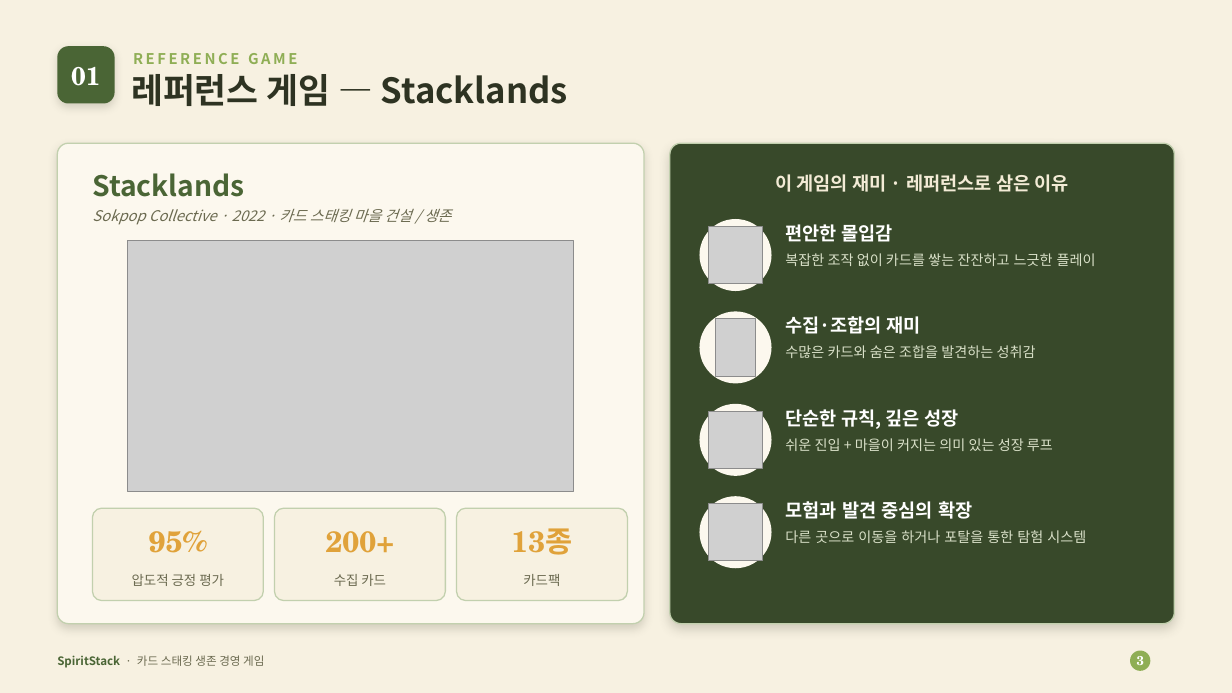
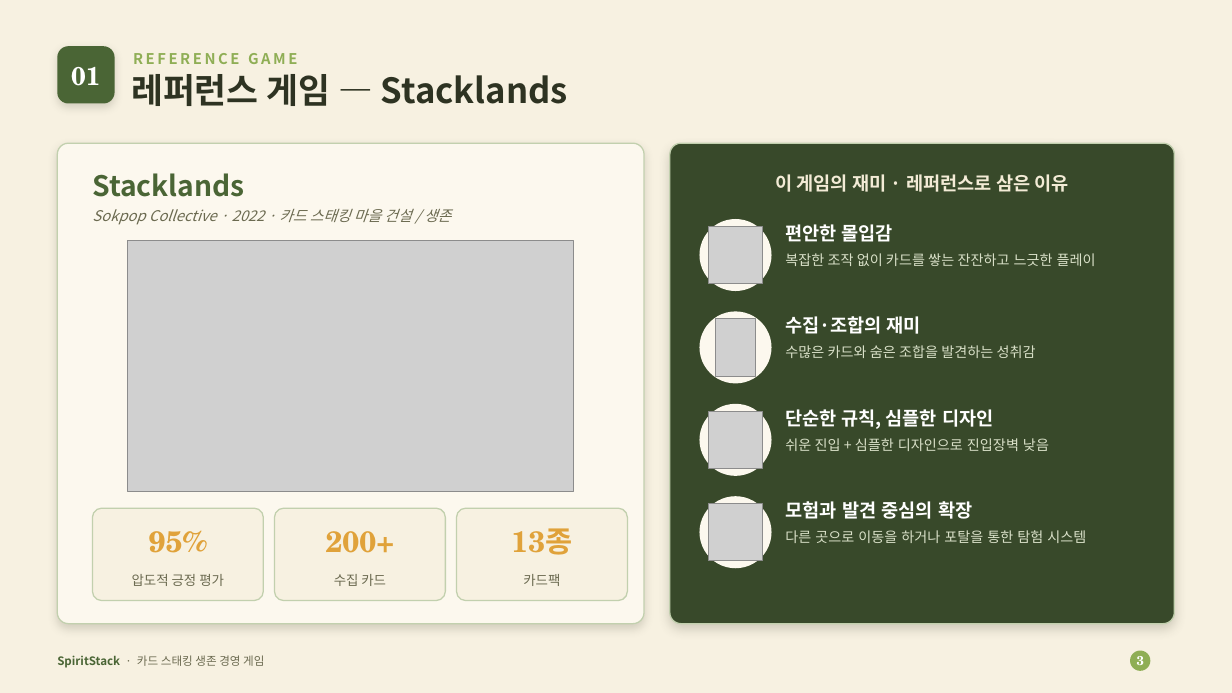
Before and after one commit to Devel-Rocket-ClassRoom/minigame-project-kimjihae3357, a slide deck: slide 3 of JellyStack/SpiritStack_발표자료.pptx. Drawn at 1232x693 pixels with LibreOffice and Linux fonts; fonts in the diff are those of the drawing; grey boxes stand for pictures. Boxes give left, top, right and bottom in pixels: in the first picture for what was removed or moved away, otherwise in the second. Text is boxed around its words. In the diff, an @@ line names an element or a change of style, - is before the commit and + after.

Commit message:
버그 수정, 판매방식 구현 수정
- 레시피에서 주민이 사라지는 버그 수정
- 판매시 중심점에서 -> 콜라이더 겹침 방식으로 변경
- ppt수정

```diff
--- a/JellyStack/SpiritStack_발표자료.pptx
+++ b/JellyStack/SpiritStack_발표자료.pptx
@@ text at (785, 409, 993, 429): text changed @@
-단순한 규칙, 깊은 성장
+단순한 규칙, 심플한 디자인
@@ text at (785, 438, 1049, 451): text changed @@
-쉬운 진입 + 마을이 커지는 의미 있는 성장 루프
+쉬운 진입 + 심플한 디자인으로 진입장벽 낮음
```
Also in this commit, not shown: 5 other slides changed, 1 slide added, 1 slide removed, 16 other files.
